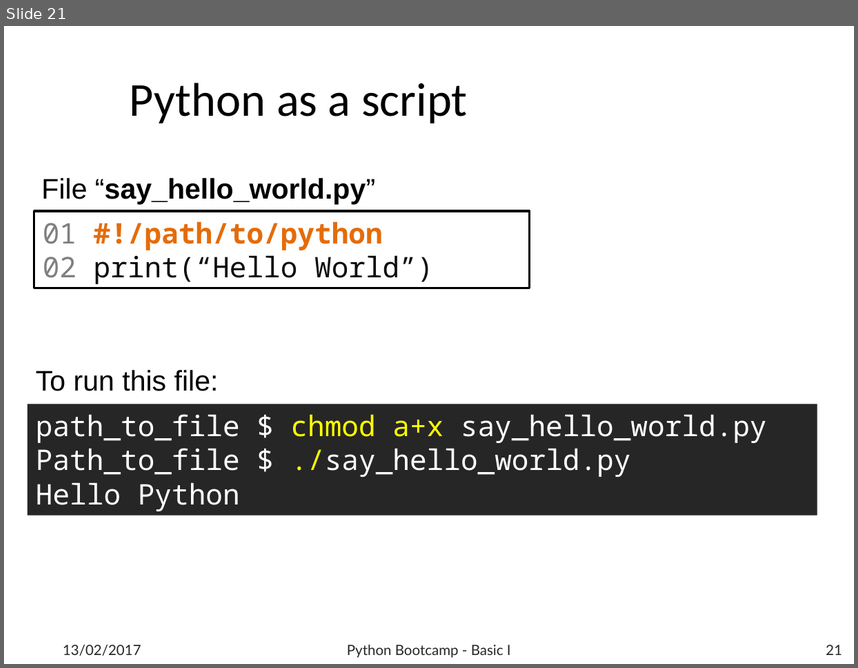
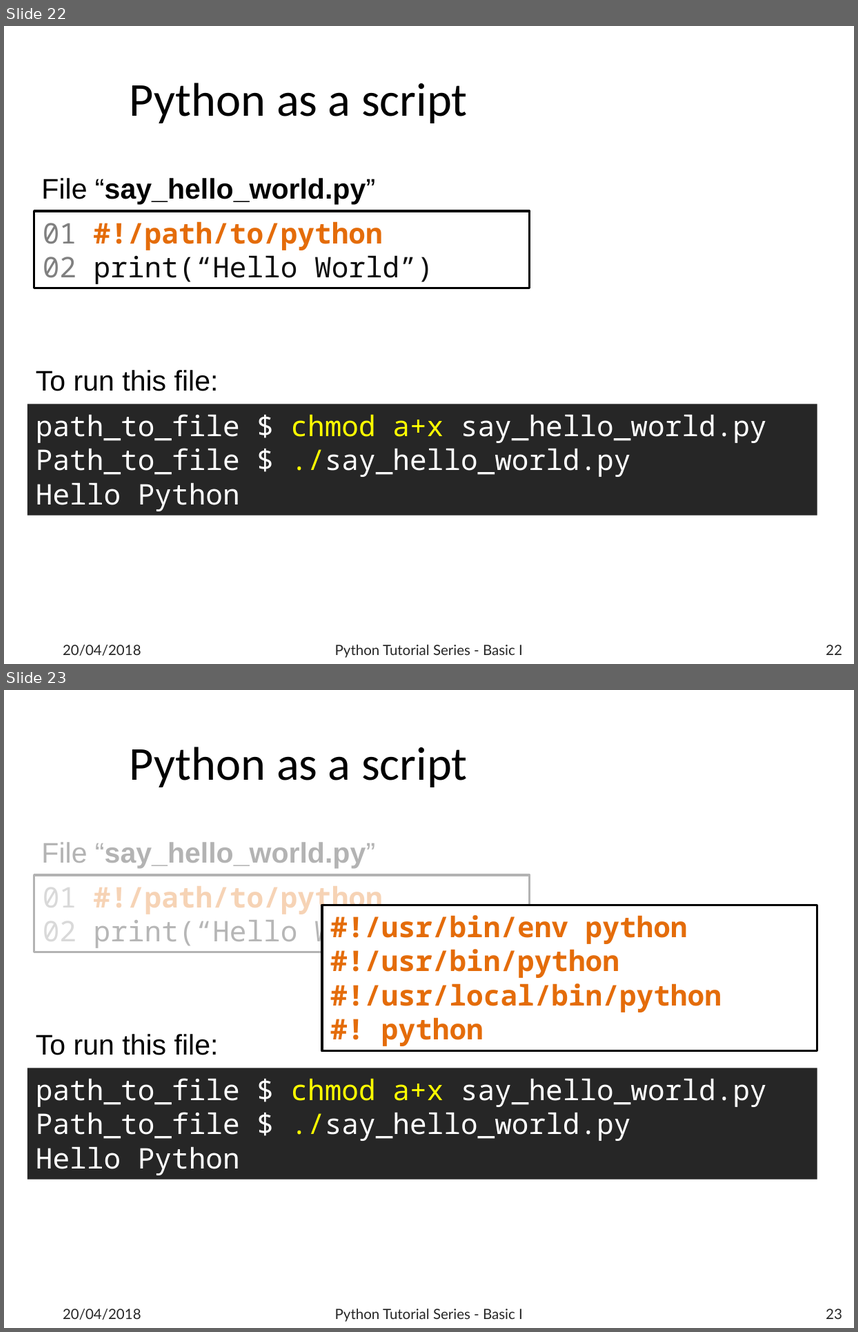
Before and after one commit to b1quint/Python-Tutorial-Series, a slide deck: Presentations/Python Bootcamp - Basics I .pptx. Shown one above the other, each under a label of ours: slide 21 before the commit, slides 22 and 23 after it. The pictures are 858x668 and 858x1332 pixels, drawn with LibreOffice and Linux fonts; fonts in the diff are those of the drawing; background and template pictures are left out. Boxes give left, top, right and bottom in pixels: in the first picture for what was removed or moved away, otherwise in the second. Text is boxed around its words. In the diff, an @@ line names an element or a change of style, - is before the commit and + after.

Commit message:
Updated presentation - Basics I

```diff
--- a/Presentations/Python Bootcamp - Basics I .pptx
+++ b/Presentations/Python Bootcamp - Basics I .pptx
@@ slide 23 added at (4, 690, 854, 1328), background #FFFFFF @@
@@ title added at (130, 747, 468, 787), 40 pt, text #000000 @@
+Python as a script
@@ rectangle added at (14, 830, 550, 982), fill #FFFFFF at 70% opacity @@
@@ text added at (41, 842, 375, 869), 24 pt, text #000000, bold @@
+File “say_hello_world.py”
@@ rectangle added at (34, 876, 529, 953), outline #000000 2 pt, 24 pt, text #0D0D0D @@
+01 #!/path/to/python
+02 print(“Hello World”)
@@ rectangle added at (322, 905, 818, 1052), fill #FFFFFF, outline #000000 2 pt, 24 pt, text #E46C0A, bold @@
+#!/usr/bin/env python
+#!/usr/bin/python
+#!/usr/local/bin/python
+#! python
@@ text added at (36, 1034, 219, 1055), 24 pt, text #000000 @@
+To run this file:
@@ rectangle added at (27, 1067, 817, 1179), fill #262626, 24 pt, text #FFFFFF @@
+path_to_file $ chmod a+x say_hello_world.py
+Path_to_file $ ./say_hello_world.py
+Hello Python
@@ text added at (63, 1308, 141, 1319), 12 pt, text #262626 @@
+20/04/2018
@@ text added at (335, 1308, 523, 1321), 12 pt, text #262626 @@
+Python Tutorial Series - Basic I
@@ page number added at (826, 1308, 842, 1319), 12 pt, text #262626 @@
+23
@@ what was slide 21 is now slide 22 @@
@@ slide 22 changed as well @@
@@ text at (63, 644, 141, 655): text changed @@
-13/02/2017
+20/04/2018
@@ text at (335, 644, 523, 657): text changed @@
-Python Bootcamp - Basic I
+Python Tutorial Series - Basic I
@@ page number at (826, 644, 842, 655): text changed @@
-21
+22
```
Also in this commit, not shown: 53 other slides changed, 2 other slides added.
